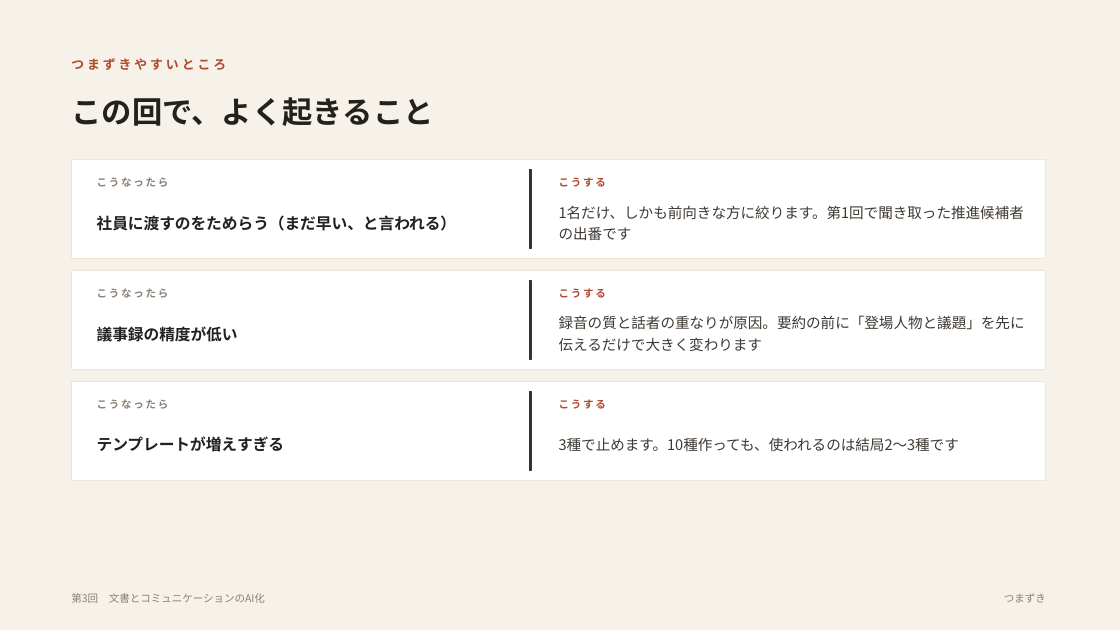
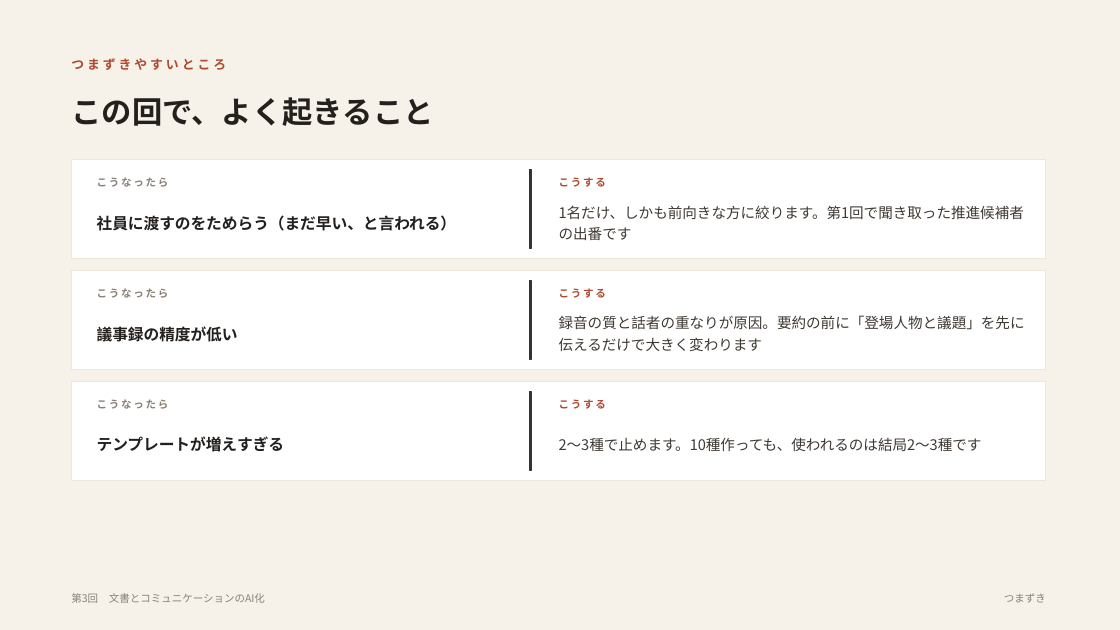
Before and after one commit to yusuke-aoki-bit/founders-ai-program, a slide deck: slide 8 of slides/pptx/第03回_文書とコミュニケーションのAI化.pptx. Drawn at 1120x630 pixels with LibreOffice and Linux fonts; fonts in the diff are those of the drawing. Boxes give left, top, right and bottom in pixels: in the first picture for what was removed or moved away, otherwise in the second. Text is boxed around its words. In the diff, an @@ line names an element or a change of style, - is before the commit and + after.

```diff
--- a/slides/pptx/第03回_文書とコミュニケーションのAI化.pptx
+++ b/slides/pptx/第03回_文書とコミュニケーションのAI化.pptx
@@ text at (559, 437, 982, 451): text changed @@
-3種で止めます。10種作っても、使われるのは結局2〜3種です
+2〜3種で止めます。10種作っても、使われるのは結局2〜3種です
```
Also in this commit, not shown: 4 other slides changed.
